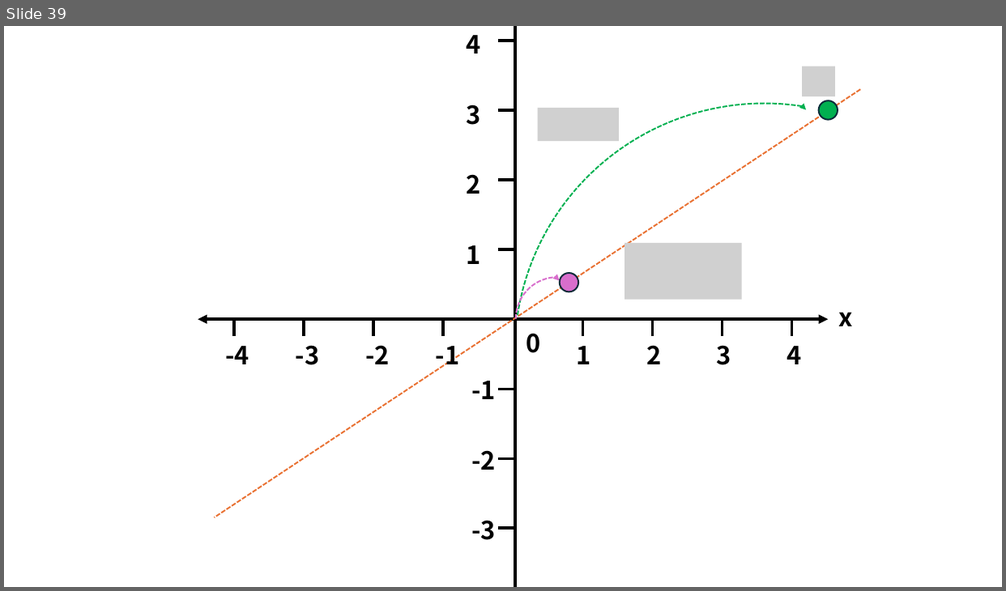
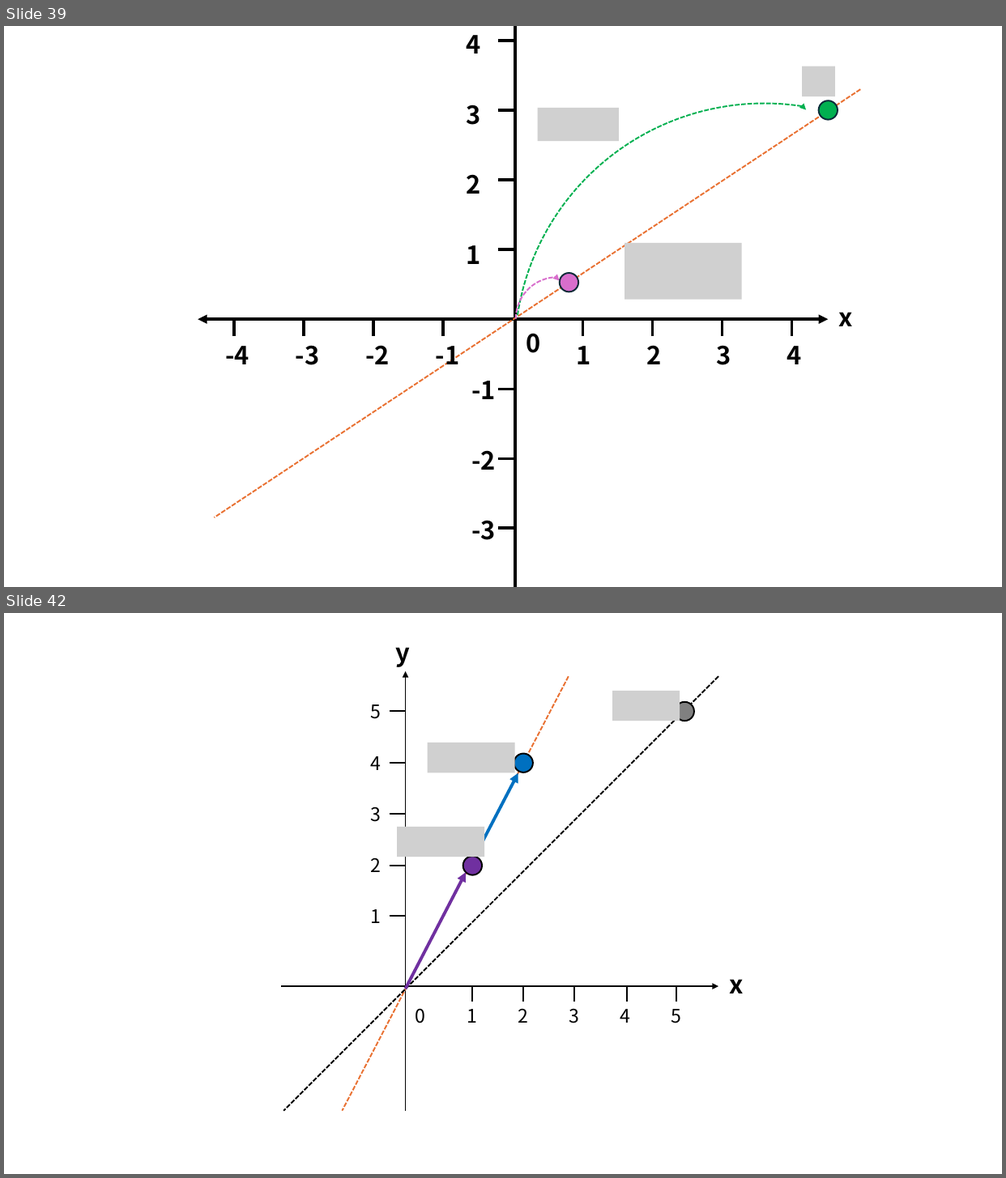
Before and after one commit to corn1200/GameMath-example, a slide deck: img/그림.pptx. Shown one above the other, each under a label of ours: slide 39 before the commit, slides 39 and 42 after it; the slides between them are not shown. The pictures are 1006x591 and 1006x1178 pixels, drawn with LibreOffice and Linux fonts; fonts in the diff are those of the drawing; grey boxes stand for pictures. Boxes give left, top, right and bottom in pixels: in the first picture for what was removed or moved away, otherwise in the second. Text is boxed around its words. In the diff, an @@ line names an element or a change of style, - is before the commit and + after.

```diff
--- a/img/그림.pptx
+++ b/img/그림.pptx
@@ slide 42 added at box(4, 613, 1002, 1174), background #FFFFFF @@
@@ text added at box(396, 647, 411, 667), 24 pt, text #000000, bold @@
+y
@@ line added from (719, 677) to (284, 1111), #000000 1.5 pt dashed @@
@@ line added from (569, 677) to (343, 1111), #E97132 1.5 pt dashed @@
@@ arrow added from (405, 1111) to (405, 671), #000000 1 pt @@
@@ picture added at box(612, 691, 680, 721) @@
@@ ellipse added at box(675, 702, 694, 721), fill #808080, outline #000000 1.5 pt @@
@@ line added from (390, 711) to (405, 711), #000000 1.5 pt @@
@@ picture added at box(428, 743, 515, 773) @@
@@ ellipse added at box(513, 754, 533, 773), fill #0070C0, outline #000000 1.5 pt @@
@@ line added from (390, 763) to (405, 763), #000000 1.5 pt @@
@@ arrow added from (475, 856) to (518, 773), #0070C0 3 pt @@
@@ line added from (390, 815) to (405, 815), #000000 1.5 pt @@
@@ picture added at box(397, 827, 484, 857) @@
@@ line added from (390, 866) to (405, 866), #000000 1.5 pt @@
@@ arrow added from (405, 989) to (466, 873), #7030A0 3 pt @@
@@ ellipse added at box(463, 856, 482, 875), fill #7030A0, outline #000000 1.5 pt @@
@@ group added at box(371, 705, 381, 923): 5 texts @@
+5
+4
+3
+2
+1
@@ line added from (390, 916) to (405, 916), #000000 1.5 pt @@
@@ arrow added from (281, 986) to (719, 986), #000000 1 pt @@
@@ line added from (473, 986) to (473, 1003), #000000 1.5 pt @@
@@ line added from (523, 986) to (523, 1003), #000000 1.5 pt @@
@@ line added from (574, 986) to (574, 1003), #000000 1.5 pt @@
@@ line added from (627, 986) to (627, 1003), #000000 1.5 pt @@
@@ line added from (676, 986) to (676, 1003), #000000 1.5 pt @@
@@ text added at box(730, 979, 744, 994), 24 pt, text #000000, bold @@
+x
@@ text added at box(415, 1008, 426, 1024), 18 pt, text #000000 @@
+0
@@ text added at box(467, 1009, 477, 1023), 18 pt, text #000000 @@
+1
@@ text added at box(518, 1008, 528, 1023), 18 pt, text #000000 @@
+2
@@ text added at box(569, 1008, 579, 1024), 18 pt, text #000000 @@
+3
@@ text added at box(620, 1009, 630, 1023), 18 pt, text #000000 @@
+4
@@ text added at box(671, 1009, 682, 1024), 18 pt, text #000000 @@
+5
```
Also in this commit, not shown: 2 other slides added, 4 other files.
